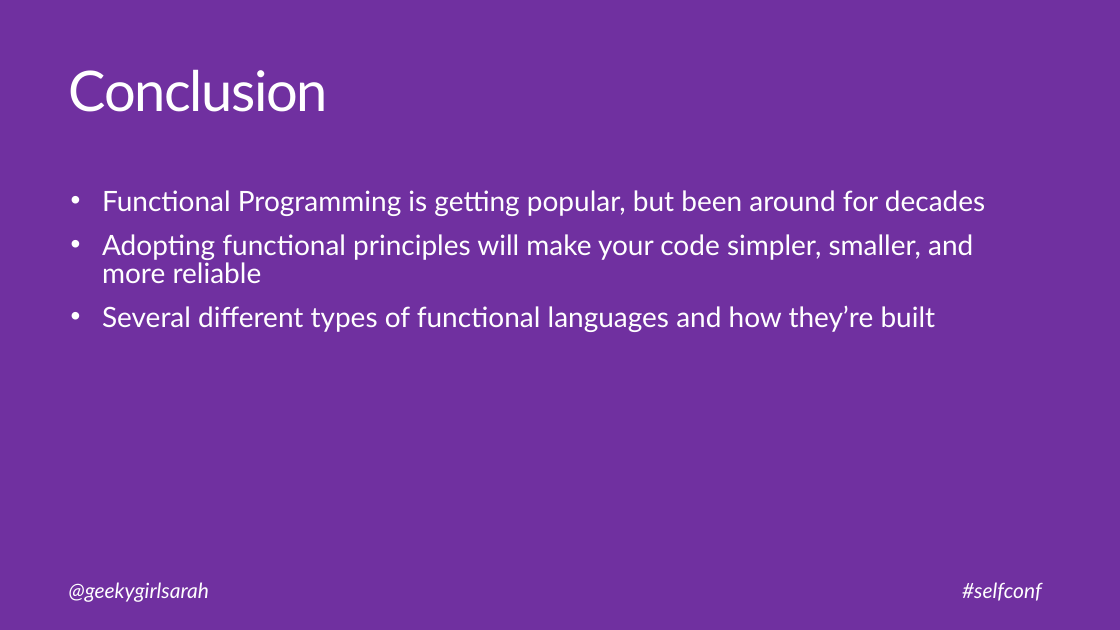
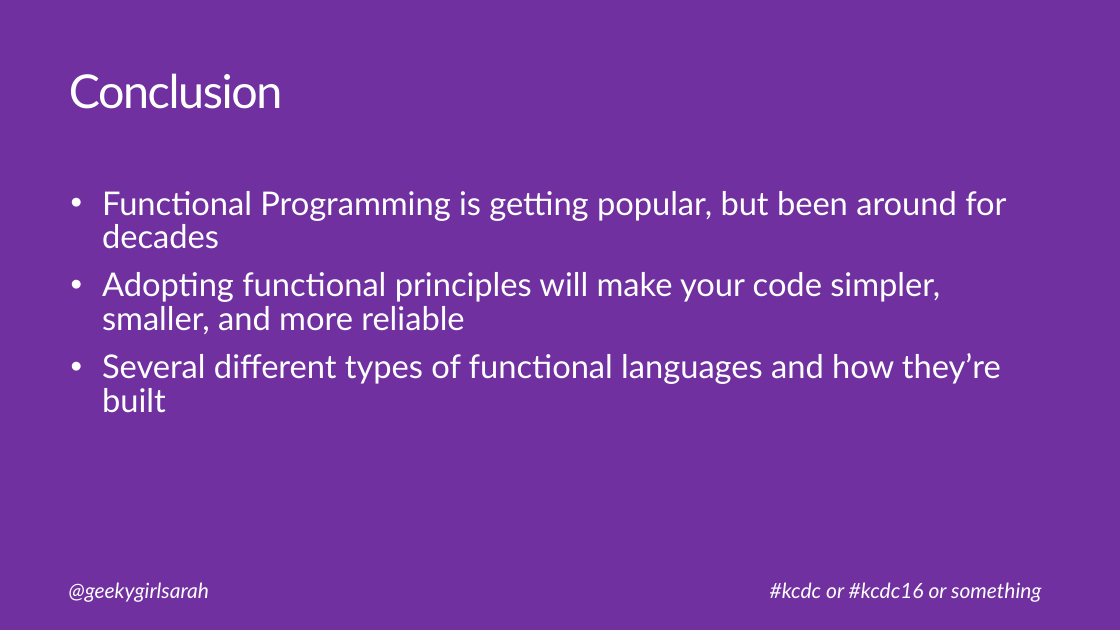
Before and after one commit to geekygirlsarah/talk-a_primer_on_functional_programming, a slide deck: slide 29 of A Primer on Functional Programming.pptx. Drawn at 1120x630 pixels with LibreOffice and Linux fonts; fonts in the diff are those of the drawing. Boxes give left, top, right and bottom in pixels: in the first picture for what was removed or moved away, otherwise in the second. Text is boxed around its words. In the diff, an @@ line names an element or a change of style, - is before the commit and + after.

```diff
--- a/A Primer on Functional Programming.pptx
+++ b/A Primer on Functional Programming.pptx
@@ title "Conclusion" at (x1=69, y1=73, x2=283, y2=109): size 48 to 40 pt @@
@@ text "Functional Programming is getting popular, ..." at (x1=102, y1=191, x2=1006, y2=413): size 24 to 28 pt @@
@@ text at (x1=770, y1=582, x2=1041, y2=602): text changed @@
-#selfconf
+#kcdc or #kcdc16 or something
```
Also in this commit, not shown: 29 other slides changed.
